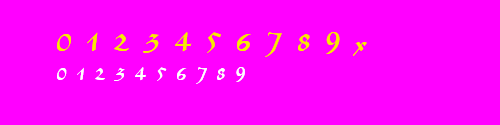
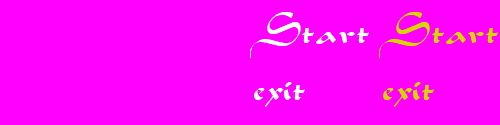
Layers edited between the first and the second 500x125 image:
added layer "Color Fill 5" above "Start exit copy" over [379, 12, 498, 107]
added layer "Start exit copy" above "Color Fill 4" over [379, 12, 498, 107]
added layer "Color Fill 4" above "Start exit" over [239, 12, 369, 107]
added layer "Start exit" above "Layer 2" over [250, 12, 369, 107]
added layer "Layer 2" above "Group 2" over [57, 12, 498, 107]
moved "Color Fill 3" into group "Group 2" over [57, 24, 383, 58]
moved "Color Fill 2" into group "Group 2" over [57, 67, 245, 84]
moved "Group 1" into group "Group 2" over [57, 12, 498, 107]
moved "Layer 1" into group "Group 2" over [57, 12, 498, 107]
